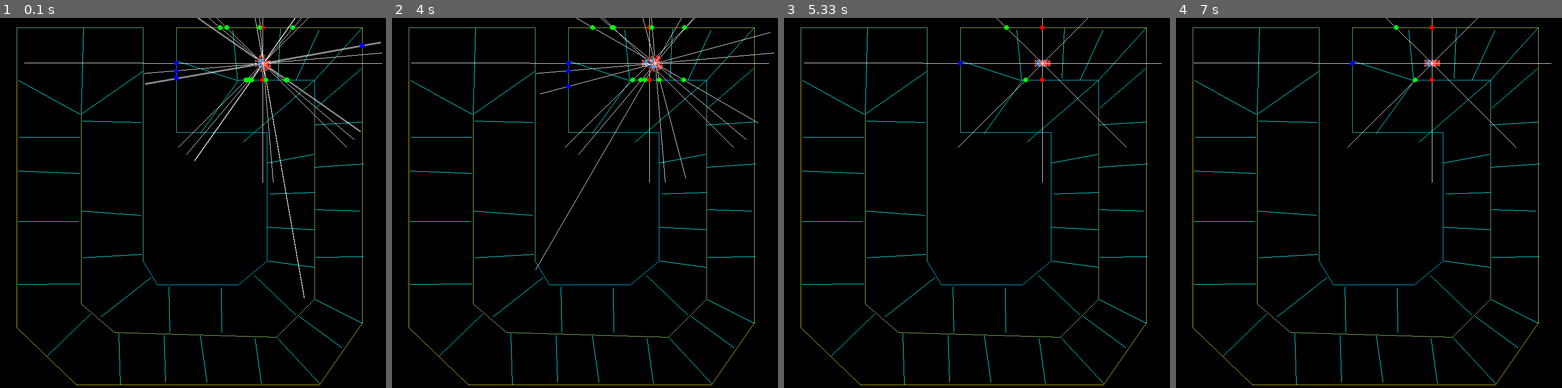
Above: before the commit, frames 1-4 (left to right).
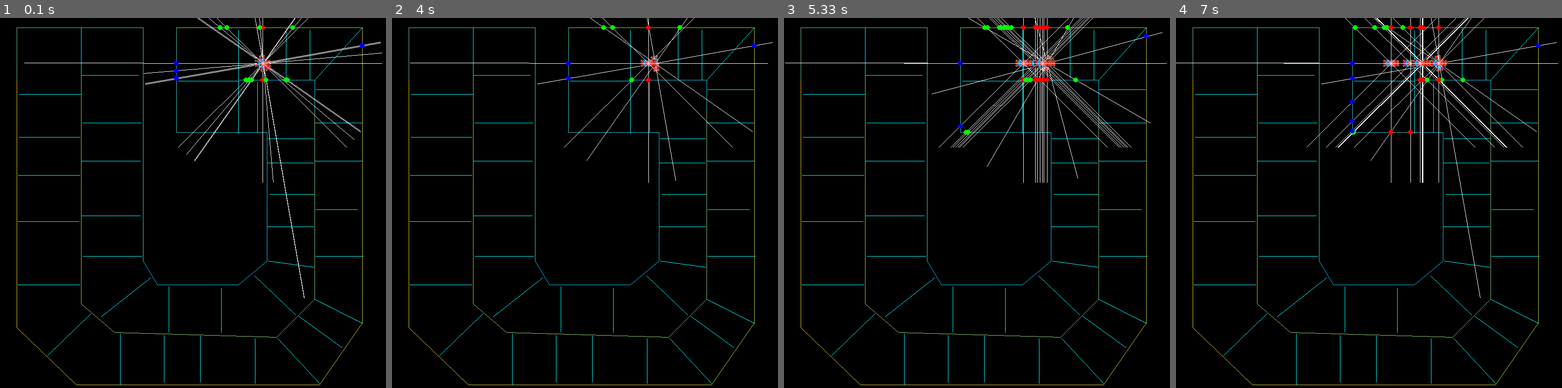
Above: after the commit, the same moments.

Repository: techwithtim/Pygame-Car-Racer
Game: pygame game, started from tutorial2-code/main.py
Same seed, same stepped clock (60 frames per second), same inputs: the game is played once before the commit and once after it.
Inputs:
- Up to frame 1 (0.1 s): no input
- Up to frame 2 (4 s): no input
- Up to frame 3 (5.33 s): no input
- Up to frame 4 (7 s): no input

The runs differ from the first frame. In frame 1, 0.9% of the frame differs, in the area x 4-95%, y 2-99%; in frame 2, 2.1%; in frame 3, 2.3%; in frame 4, 2.8%, in the area x 0-100%, y 0-99%.

Commit message:
track lines and bonus lines fixed
bonus lines looks better

Diff:
--- a/tutorial2-code/model.csv
+++ b/tutorial2-code/model.csv
@@ -1258,3 +1258,31 @@
 -9.724053447848213239e-03,8.571619667182845959e-01,-9.872884735092057884e-01,6.637528759761133212e-01
 # Layer 1 Bias
 4.495692545636076343e-01,-2.859790761899867473e-01,-6.418460848017528697e-01,-2.167914970639381878e-01
+# Input Layer Weights
+4.034409027465761799e-01,3.751959531297639483e-01,2.439782870888103083e-01,-1.586428363606380287e-01,2.136550490689792525e-02,-7.976314169814726629e-01
+3.733043175610601949e-01,-6.480138881542019114e-01,-4.316154602624859837e-01,7.678573582481873494e-01,-3.463515801189018806e-01,5.084726410764761617e-01
+3.739453304547846191e-01,1.782953294370959174e-01,6.578791880058132424e-01,-7.808116835557350477e-01,5.269858356723244874e-02,-1.886561486658711040e-02
+7.555203404930876943e-01,-9.289409538877382300e-01,-2.508563543848694177e-01,1.823263764453135760e-01,-3.256243343144631375e-01,2.732681864213635237e-01
+# Input Layer Bias
+-6.668802862569853662e-01,3.783023215641170278e-01,8.985077155375622571e-01,-5.854728283480403750e-01
+# Layer 1 Weights
+4.876030838624070274e-01,2.431548710624331644e-01,-3.882147478056332535e-01,4.838997425265367802e-02
+9.197747572645931236e-01,-8.788441790021761513e-02,-7.717055492350941570e-01,-4.169373171263890399e-02
+-5.985753463227607707e-01,7.745733166014123761e-02,-9.415862088276700792e-01,-1.564052372391826484e-01
+-7.315892807839494694e-01,5.187756528520668375e-01,-9.695020903188260597e-01,7.374954252129319876e-01
+# Layer 1 Bias
+-8.515964327072025331e-01,9.046191898892037564e-01,5.649829812096163195e-01,8.243697959907820838e-01
+# Input Layer Weights
+-3.208673251715253860e-01,2.367690853312393040e-01,8.836771169286298244e-01,4.405670059445261355e-01,-1.303663015257363056e-01,-6.929814875016815368e-01
+1.667190743584194557e-01,-3.874691123275427196e-01,7.127911310465917527e-01,-3.963958753330798501e-01,-5.452811453861916569e-01,-5.231868512029000939e-01
+1.760341886630862329e-01,4.318550498578101471e-01,-1.000793087069590248e+00,-1.080701730510599257e-01,9.687594673406223489e-01,-4.133119650831060254e-02
+-8.257272011926378719e-01,-8.198838523885852991e-01,-2.414402149006709131e-01,-3.929955780735877591e-02,-5.013069261182980796e-01,7.030658285128962293e-01
+# Input Layer Bias
+8.927313101655717231e-01,-6.975063520846853660e-01,5.606469678594736550e-01,-6.431056021507345344e-01
+# Layer 1 Weights
+-6.399530998811682192e-01,1.116734959026428609e-01,4.434765590282064296e-01,5.926663834620056193e-01
+-3.349009621309910756e-01,-9.698104543523465848e-01,5.092818631729426615e-01,7.457861228339968118e-01
+-8.152890965008774415e-01,1.040222591905370475e+00,-1.900732665064658322e-01,4.550364019749360001e-01
+-1.327945400574119583e+00,-2.493440180306129850e-01,4.104963305110321814e-01,-8.655339997727817813e-02
+# Layer 1 Bias
+-3.551207274661367652e-01,1.173455647923147716e+00,-4.167822582303017387e-01,-5.853577816013835200e-01
--- a/tutorial2-code/settings.py
+++ b/tutorial2-code/settings.py
@@ -1,6 +1,6 @@
 from utils import *
 TRACK_LINES = [((35, 130), (35, 650)), ((35, 650), (160, 770)), ((160, 770), (670, 770)), ((670, 770), (760, 640)),
-                   ((760, 640), (760, 110)), ((760, 110), (760, 20)), ((760, 20), (370, 20)), ((170, 200), (170, 600)),
+                   ((760, 640), (760, 110)), ((760, 110), (760, 20)), ((760, 20), (370, 20)), ((170, 120), (170, 600)),
                    ((170, 600), (240, 660)), ((240, 660), (580, 670)), ((580, 670), (660, 590)),
                    ((660, 590), (660, 190)),
                    ((35, 130), (35, 20)), ((35, 20), (300, 20)), ((300, 20), (300, 110)), ((300, 110), (300, 510)),
@@ -9,16 +9,17 @@
                    ((560, 240), (560, 510)),
                    ((560, 510), (500, 560)), ((500, 560), (330, 560)), ((330, 560), (300, 510))]
 
-BONUS_LINES = [((498, 129), (488, 25)), ((374, 91), (501, 132)), ((420, 242), (498, 133)), ((510, 260), (660, 130)),
-               ((561, 304), (657, 286)), ((566, 369), (660, 366)), ((561, 439), (658, 444)), ((563, 510), (658, 523)),
-               ((534, 541), (620, 623)), ((464, 567), (465, 660)), ((354, 564), (356, 659)), ((316, 545), (212, 627)),
-               ((174, 503), (297, 496)), ((294, 414), (170, 405)), ((173, 216), (296, 219)), ((171, 201), (299, 112)),
-               ((170, 200), (175, 20)), ((39, 131), (168, 202)), ((40, 250), (167, 250)), ((167, 326), (38, 321)),
-               ((37, 427), (165, 427)), ((167, 558), (37, 559)), ((190, 621), (100, 708)), ((249, 662), (252, 769)),
-               ((344, 666), (347, 764)), ((420, 667), (434, 764)), ((535, 673), (548, 767)), ((582, 672), (671, 768)),
-               ((627, 626), (717, 692)), ((660, 590), (760, 641)), ((662, 502), (762, 501)), ((662, 402), (754, 405)),
-               ((660, 313), (763, 306)), ((661, 224), (759, 218)), ((662, 189), (758, 106)), ((760, 20), (660, 130)),
-               ((621, 130), (669, 25)), ((588, 22), (583, 126))]
+BONUS_LINES = [((500, 129), (500, 25)), ((374, 132), (501, 132)), ((500, 242), (500, 133)), ((540, 240), (540, 135)),
+               ((562, 253), (658, 253)), ((561, 304), (657, 304)), ((566, 370), (660, 370)), ((561, 438), (658, 438)),
+               ((563, 510), (658, 523)),
+               ((534, 541), (620, 623)), ((464, 567), (464, 660)), ((354, 564), (354, 659)), ((316, 545), (212, 627)),
+               ((174, 500), (297, 500)), ((294, 415), (170, 415)),((294, 300), (170, 300)), ((173, 220), (296, 220)), ((170, 120), (290, 120)),
+               ((170, 120), (170, 20)), ((40, 160), (170, 160)), ((40, 250), (167, 250)), ((167, 330), (38, 330)),
+               ((37, 427), (165, 427)), ((167, 560), (37, 560)), ((190, 621), (100, 708)), ((252, 662), (252, 769)),
+               ((344, 666), (344, 764)), ((420, 667), (420, 764)), ((535, 673), (535, 767)), ((582, 672), (671, 768)),
+               ((627, 626), (717, 692)), ((660, 590), (760, 641)), ((662, 500), (762, 500)), ((662, 402), (750, 402)),
+               ((660, 300), (760, 300)), ((661, 220), (759, 220)), ((662, 150), (758, 150)), ((760, 20), (660, 130)),
+               ((650, 130), (650, 25)), ((600, 22), (600, 126))]
 
 RED_CAR = scale_image(pygame.image.load("imgs/red-car.png"), 0.45)
 
